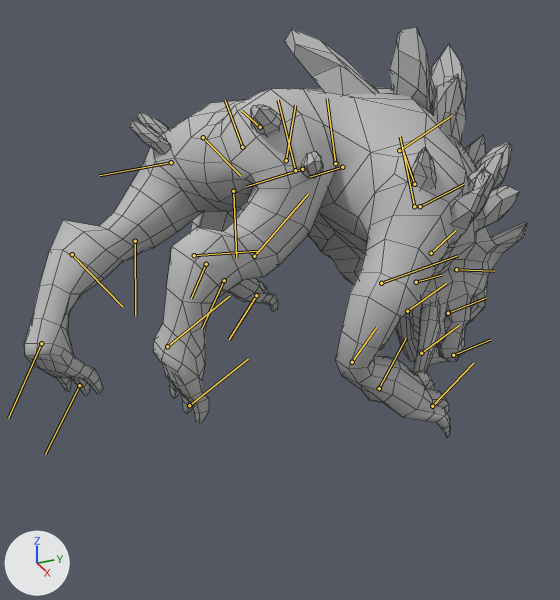
Before and after pictures for a commit that changed the FBX model Assets/Art/Characters/Frost Hound/FRH_Mesh.fbx.
Rendered twice from a 50 mm camera at (0.0798, -0.0369, 0.062) aimed at (0.0016, -0.0017, 0.0229). Arrows for +X, +Y and +Z are at lower left; the lights stay in place. Both versions are drawn at frame 91 of the action 'Take 001'; the numbers are the values there. The bones that bend it are drawn over the model as lines. Mesh edges are drawn as thin lines.

The first picture shows 'New_frosthound4:FrostHound1'.
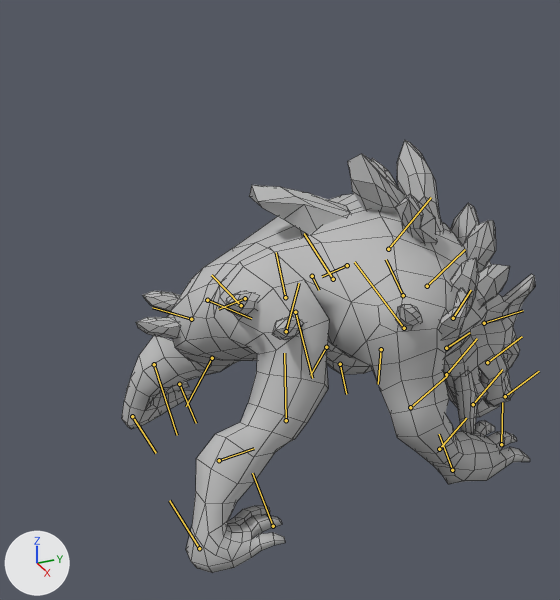
Location of each change, [x1, y1, x2, y2] in pixels of the pictures (560 x 600 px):
'New_frosthound4:FrostHound1', posed (18% narrower): before [24, 27, 527, 438]; after [122, 140, 536, 573]
bone 'Pivot', root to tip: before (286, 160) to (295, 105); after (285, 297) to (276, 252)
bone 'RF_Shoulder2', root to tip: before (414, 206) to (400, 136); after (404, 328) to (354, 262)
bone 'RF_Elbow', root to tip: before (381, 283) to (458, 255); after (410, 407) to (447, 376)
bone 'RF_Ankle', root to tip: before (352, 362) to (376, 327); after (439, 449) to (466, 418)
bone 'RF_Feet', root to tip: before (379, 388) to (406, 338); after (452, 470) to (439, 434)
bone 'LF_Shoulder2', root to tip: before (302, 169) to (246, 186); after (312, 276) to (319, 290)
bone 'LF_Elbow', root to tip: before (233, 191) to (236, 258); after (295, 312) to (312, 378)
bone 'LF_Ankle', root to tip: before (206, 264) to (191, 298); after (326, 347) to (310, 375)
bone 'LF_Feet', root to tip: before (224, 280) to (202, 328); after (340, 364) to (346, 394)
bone 'RB_Shoulder2', root to tip: before (295, 170) to (278, 100); after (286, 331) to (299, 283)
bone 'RB_Elbow', root to tip: before (254, 256) to (308, 193); after (286, 420) to (284, 353)
bone 'RB_Ankle', root to tip: before (194, 255) to (257, 251); after (219, 460) to (254, 448)
bone 'RF_Feet.001', root to tip: before (167, 346) to (229, 296); after (199, 548) to (169, 500)
bone 'LB_Shoulder2', root to tip: before (171, 162) to (99, 175); after (191, 319) to (152, 307)
bone 'LB_Elbow', root to tip: before (135, 241) to (135, 316); after (212, 358) to (186, 406)
bone 'LB_Ankle', root to tip: before (72, 254) to (122, 306); after (154, 364) to (177, 435)
bone 'RF_Feet.002', root to tip: before (41, 343) to (8, 418); after (132, 416) to (156, 453)

The edits, one by one:
Bone 'Pivot' (bone_pivot) moves from (0.29, 1.41, 0.0) to (-0.06, -0.28, 0.0).
Bone 'Pivot' (bone_pivot) turns from (1, 4, -21) to (0, 0, 0) degrees about its own x, y and z.
Bone 'RF_Shoulder2' (bone_rf_shoulder2) turns from (-7, -46, -3) to (-44, -19, 10) degrees about its own x, y and z.
Bone 'RF_Elbow' (bone_rf_elbow) turns from (-23, -9, -25) to (-3, -2, 2) degrees about its own x, y and z.
Bone 'RF_Ankle' (bone_rf_ankle) turns from (7, 11, 56) to (0, 0, 0) degrees about its own x, y and z.
Bone 'RF_Feet' (bone_rf_feet) turns from (0, 0, -52) to (0, 0, -3) degrees about its own x, y and z.
Bone 'LF_Shoulder2' (bone_lf_shoulder2) turns from (-6, -6, -15) to (-52, -6, -12) degrees about its own x, y and z.
Bone 'LF_Elbow' (bone_lf_elbow) turns from (-7, -12, -28) to (-2, -2, 2) degrees about its own x, y and z.
Bone 'LF_Ankle' (bone_lf_ankle) turns from (-1, 23, 75) to (0, 0, 0) degrees about its own x, y and z.
Bone 'LF_Feet' (bone_lf_feet) turns from (0, 0, -62) to (0, 0, -12) degrees about its own x, y and z.
Bone 'RB_Shoulder2' (bone_rb_shoulder2) turns from (39, 64, 42) to (30, 59, -8) degrees about its own x, y and z.
Bone 'RB_Elbow' (bone_rb_elbow) turns from (4, -18, 6) to (3, 4, -13) degrees about its own x, y and z.
Bone 'RB_Ankle' (bone_rb_ankle) turns from (17, 22, 6) to (-8, -9, 4) degrees about its own x, y and z.
Bone 'RF_Feet.001' (bone_rf_feet_001) turns from (0, 0, -62) to (0, 0, 28) degrees about its own x, y and z.
Bone 'LB_Shoulder2' (bone_lb_shoulder2) turns from (4, 61, 9) to (-25, 14, -7) degrees about its own x, y and z.
Bone 'LB_Elbow' (bone_lb_elbow) turns from (8, -16, -27) to (-14, -13, 43) degrees about its own x, y and z.
Bone 'LB_Ankle' (bone_lb_ankle) turns from (0, -4, 0) to (9, 18, -4) degrees about its own x, y and z.
Bone 'RF_Feet.002' (bone_rf_feet_002) turns from (0, 0, -26) to (0, 0, 24) degrees about its own x, y and z.
